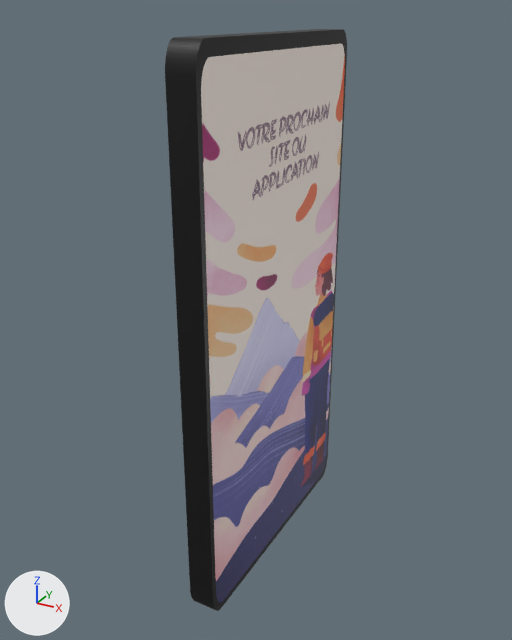
Renders of the glTF model assets/Mobile.gltf from each side of a commit.
Camera for both pictures: a 50 mm camera at (2.27, -4.16, 2.05) aimed at (0.01, -0.05, -0.01). Arrows for +X, +Y and +Z are at lower left; the lights stay in place. Where no turn or scale is listed for an object, it has been applied to the vertices.
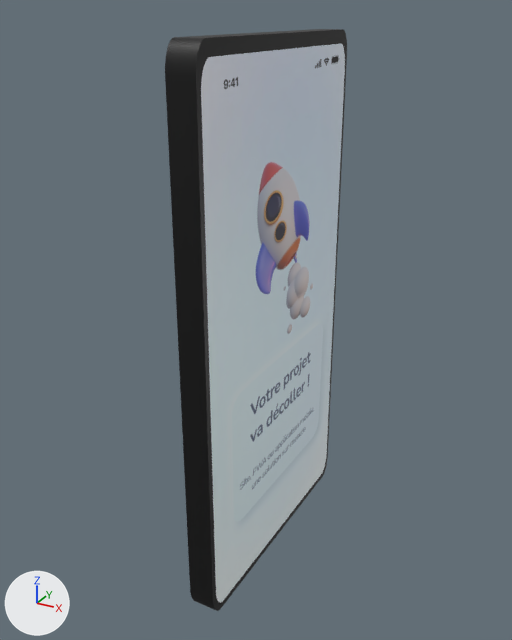
Commit message: Mobile Mockupdate

Location of each change, (x1, y1, x2, y2) in pixels of the pictures (512 x 640 px):
'Plane', surface changed
    both: (199, 42, 347, 606)

What the commit changed:
Picture 'MockupSite' (img_mockupsite) is new.
Material 'Material.001' (mat_material_001) changes its picture from img_splash_screen to img_mockupsite.
